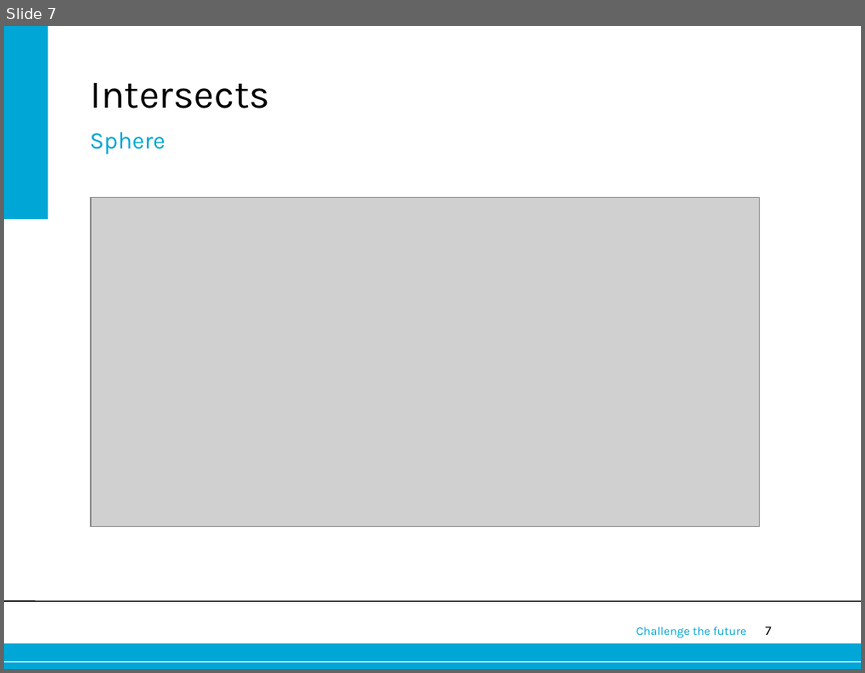
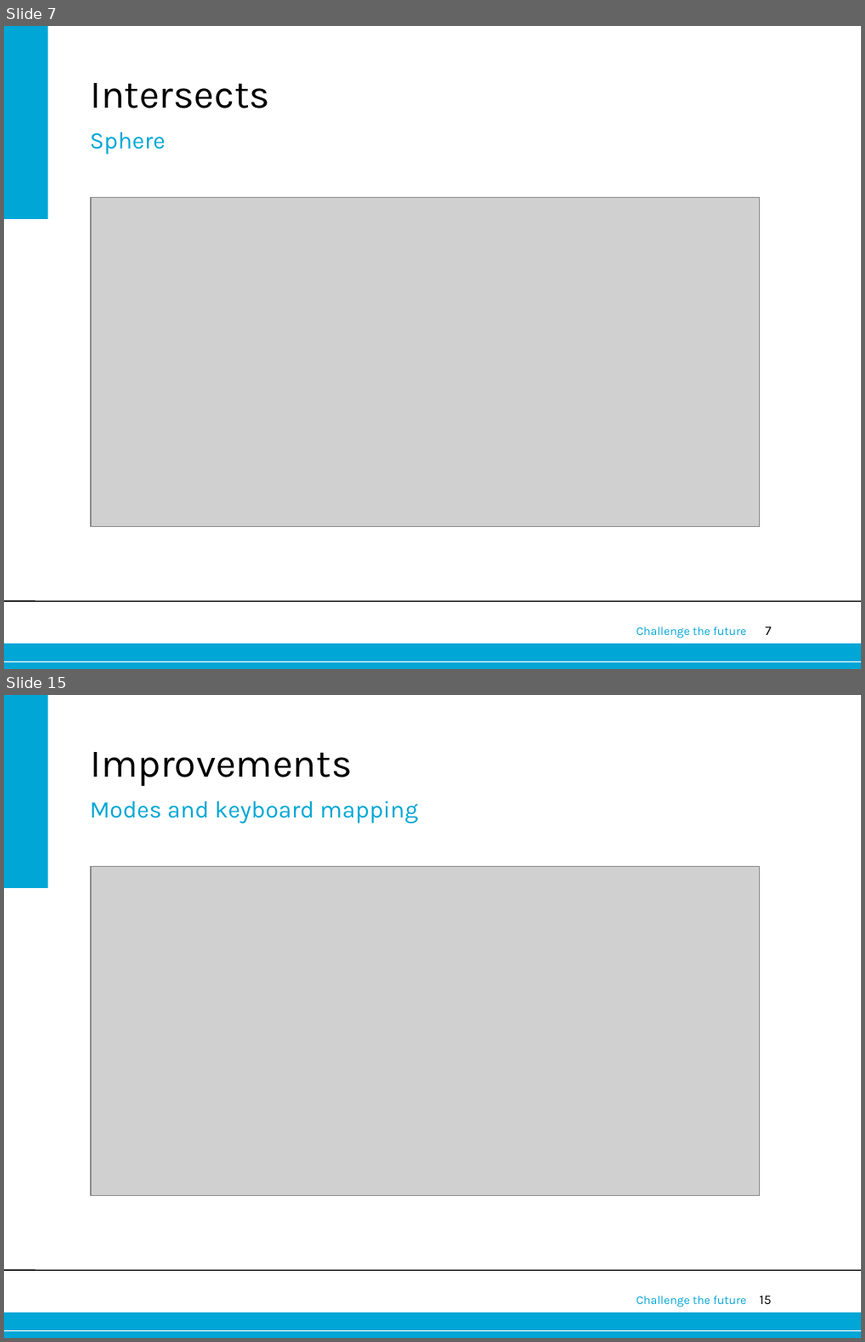
Before and after one commit to wmorssink/raytracert, a slide deck: RayTracing.ppt. Shown one above the other, each under a label of ours: slide 7 before the commit, slides 7 and 15 after it; the slides between them are not shown. The pictures are 865x673 and 865x1342 pixels, drawn with LibreOffice and Linux fonts; fonts in the diff are those of the drawing; grey boxes stand for pictures; background and template pictures are left out. Boxes give left, top, right and bottom in pixels: in the first picture for what was removed or moved away, otherwise in the second. Text is boxed around its words. In the diff, an @@ line names an element or a change of style, - is before the commit and + after.

Commit message:
Added slides for all current modes

```diff
--- a/RayTracing.ppt
+++ b/RayTracing.ppt
@@ slide 15 added at box(4, 695, 861, 1338), background #FFFFFF; not listed: 6 template elements that a slide beside it also shows @@
@@ title added at box(90, 752, 352, 786), 33 pt, text #000000 @@
+Improvements
@@ text added at box(90, 801, 418, 823), 20 pt, text #00A6D6 @@
+Modes and keyboard mapping
@@ picture added at box(91, 867, 760, 1196) @@
```
Also in this commit, not shown: 7 other slides added.
